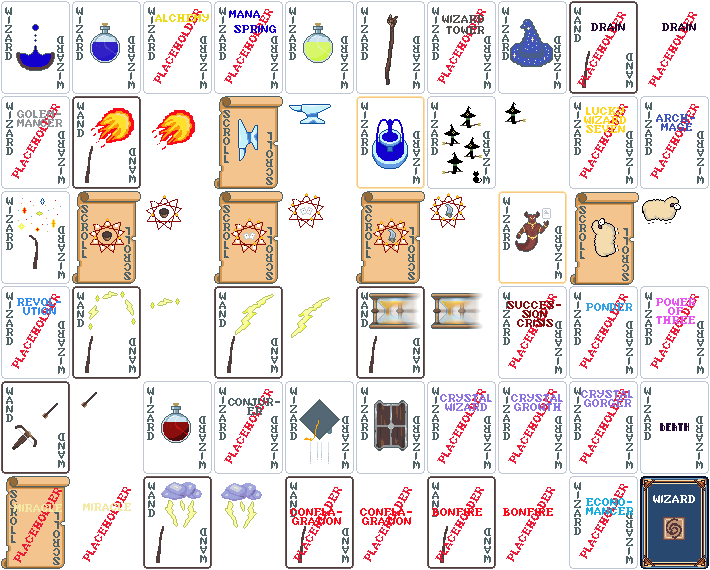
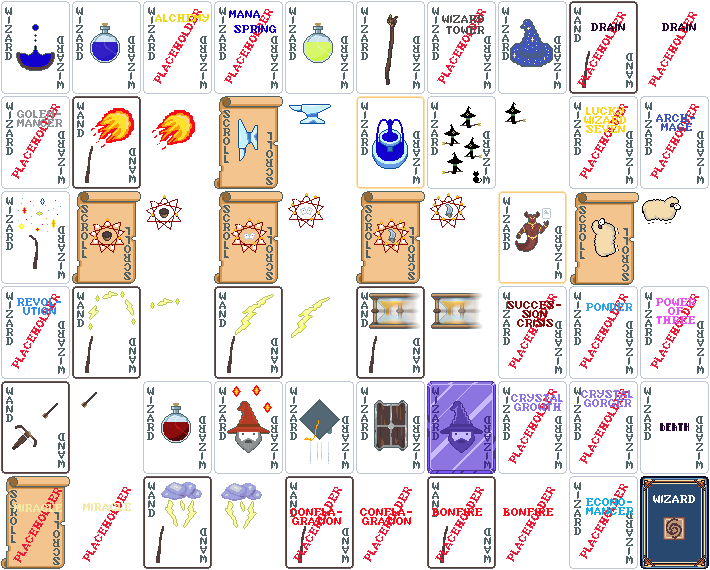
Layers edited between the first and the second w=710, h=570 image:
painted on "Placeholder Crystal Wizard" over [427, 381, 496, 474]
added group "Crystal Wizard" with 3 layers above "Placeholder Economancer" over [427, 381, 496, 474]
added layer "Crystal wizard text" in group "Crystal Wizard" over [432, 387, 491, 469]
added layer "Crystal wizard" in group "Crystal Wizard" over [440, 401, 483, 453]
added layer "Crystal back" in group "Crystal Wizard" over [427, 381, 496, 474]
added group "Conjurer" with 3 layers above "Placeholder Power of Three" over [224, 385, 280, 464]
added layer "Conjurings" in group "Conjurer" over [232, 385, 272, 413]
added layer "Wizard copy" in group "Conjurer" over [227, 401, 270, 453]
renamed "Placeholder Conjurer" to "Card back", moved it into group "Conjurer", painted on it over [224, 385, 280, 464]
